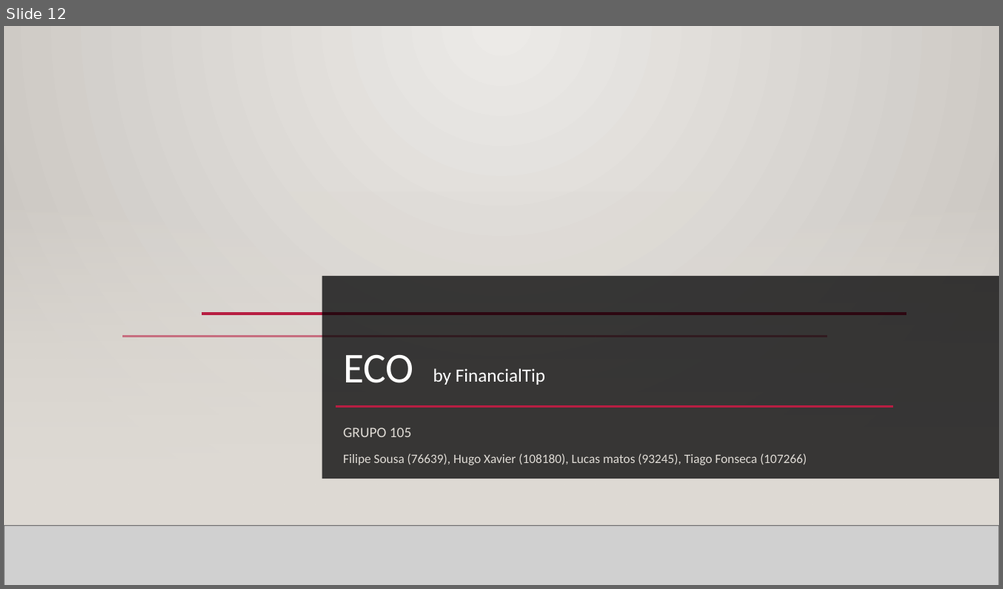
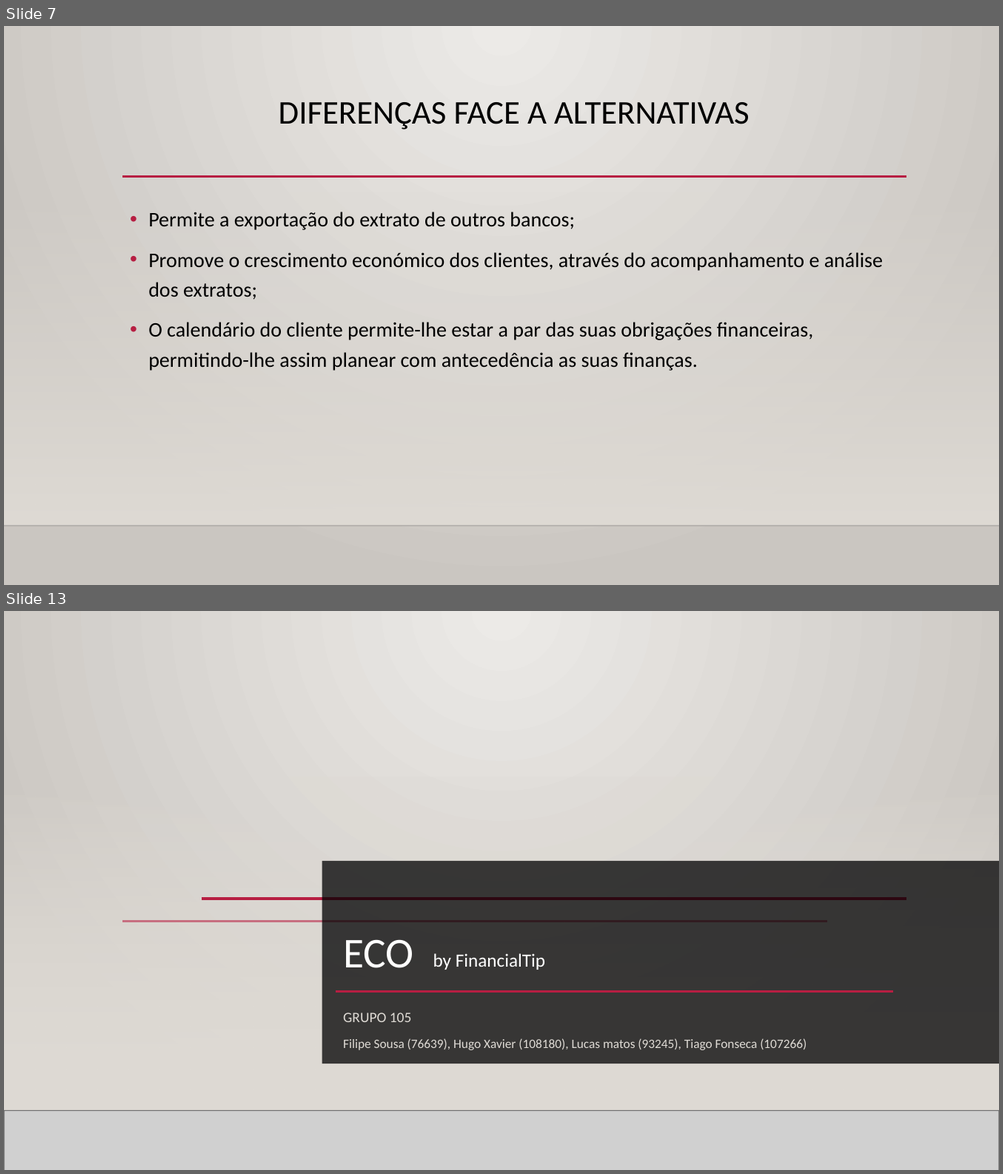
Before and after one commit to Projeto-ECO/Fase-4, a slide deck: Editables/Fase 4 - Implementação.pptx. Shown one above the other, each under a label of ours: slide 12 before the commit, slides 7 and 13 after it; the slides between them are not shown. The pictures are 1003x589 and 1003x1174 pixels, drawn with LibreOffice and Linux fonts; fonts in the diff are those of the drawing; grey boxes stand for pictures; background and template pictures are left out. Boxes give left, top, right and bottom in pixels: in the first picture for what was removed or moved away, otherwise in the second. Text is boxed around its words. In the diff, an @@ line names an element or a change of style, - is before the commit and + after.

```diff
--- a/Editables/Fase 4 - Implementação.pptx
+++ b/Editables/Fase 4 - Implementação.pptx
@@ slide 7 added at (4, 26, 999, 585), background gradient #ECEAE7 to #CAC7C1; not listed: 2 template elements that a slide beside it also shows @@
@@ title added at (279, 102, 749, 130), 32 pt, text #000000 @@
+DIFERENÇAS FACE A ALTERNATIVAS
@@ line added from (122, 177) to (907, 177), #B71E42 2.5 pt @@
@@ text added at (148, 212, 882, 371), 20 pt, text #000000 @@
+• Permite a exportação do extrato de outros bancos;
+• Promove o crescimento económico dos clientes, através do acompanhamento e análise dos extratos;
+• O calendário do cliente permite-lhe estar a par das suas obrigações financeiras, permitindo-lhe assim planear com antecedência as suas finanças.
@@ what was slide 12 is now slide 13 @@
```
Also in this commit, not shown: 5 slides changed, 6 other slides added, 6 slides removed, 1 other file.
